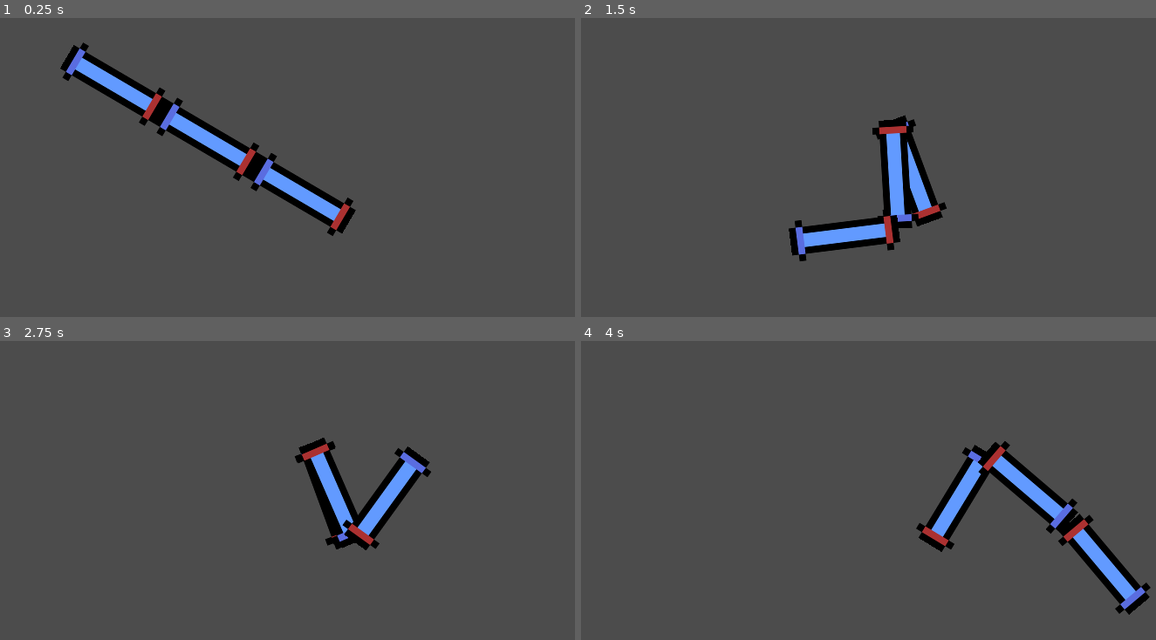
Above: before the commit, frames 1-4 (two rows, left to right).
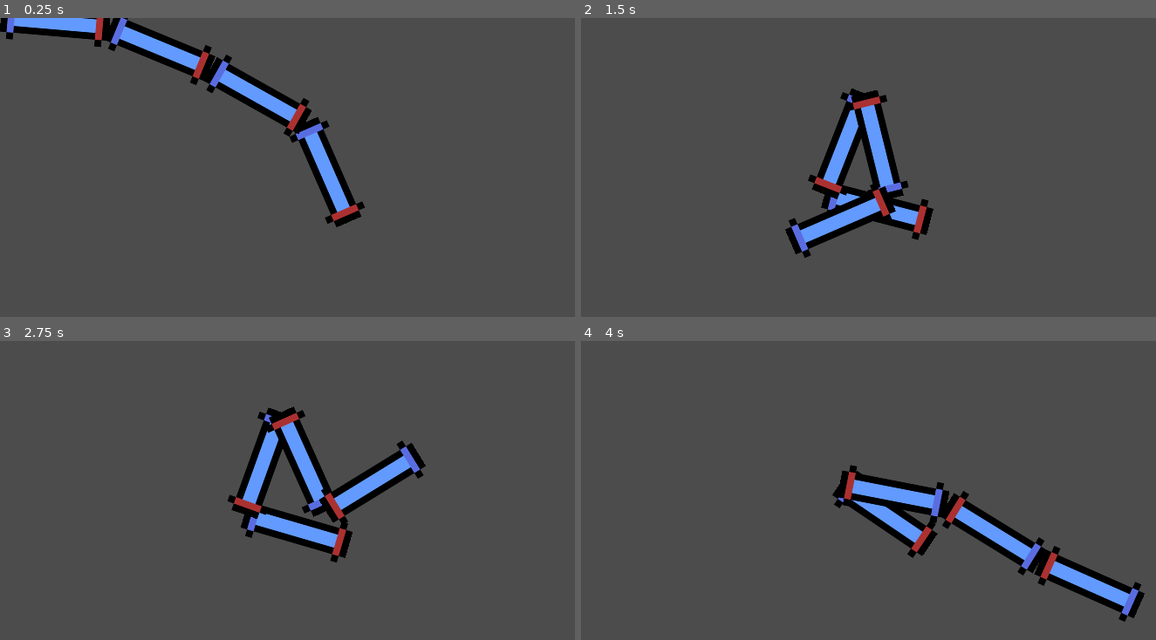
Above: after the commit, the same moments.

Repository: Parm345/Godot-Fun
Game: Godot game, scene res://Scenes/Multiple Links.tscn
Two runs of this game, one before a commit and one after it. Both use one fixed random seed, a clock stepped at 60 frames per second and the inputs below.
Inputs (mouse positions are in pixels of both pictures, inside the frame that each line leads up to):
- Up to frame 1 (0.25 s): no input
- Up to frame 2 (1.5 s): tap Enter at 0.5 s; move the mouse to (1081, 200) at 0.52 s; tap Space at 1.25 s; move the mouse to (788, 242) at 1.27 s
- Up to frame 3 (2.75 s): tap Enter at 2 s; move the mouse to (419, 454) at 2.02 s
- Up to frame 4 (4 s): tap Space at 2.75 s; move the mouse to (897, 628) at 2.77 s; tap Enter at 3.5 s; move the mouse to (1138, 607) at 3.52 s

The runs differ from the first frame. In frame 1, 12% of the frame differs, in the area x 0-64%, y 0-73%; in frame 2, 7.6%; in frame 3, 7.9%; in frame 4, 11%.

Commit message:
Update Multiple Links.tscn

Diff:
--- a/Inverse Kinemtaics Arm/Scenes/Multiple Links.tscn
+++ b/Inverse Kinemtaics Arm/Scenes/Multiple Links.tscn
@@ -4,3 +4,4 @@
 
 [node name="Multiple Links" type="Node2D"]
 script = ExtResource( 1 )
+numLinks = 4
